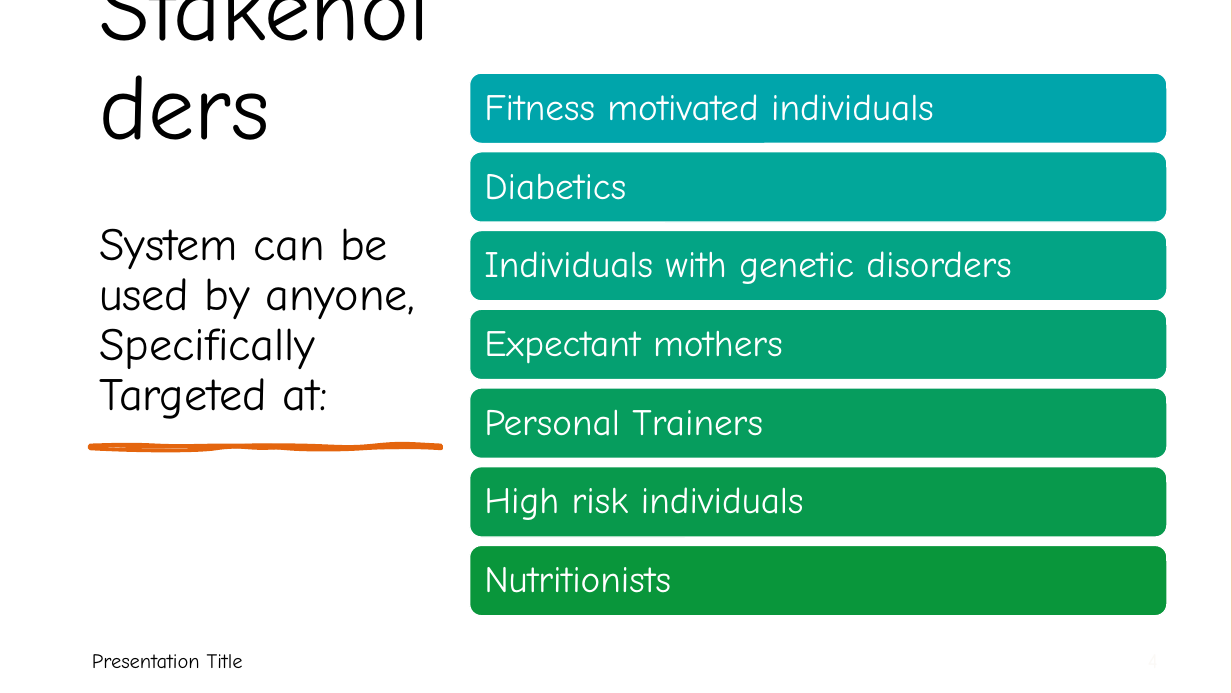
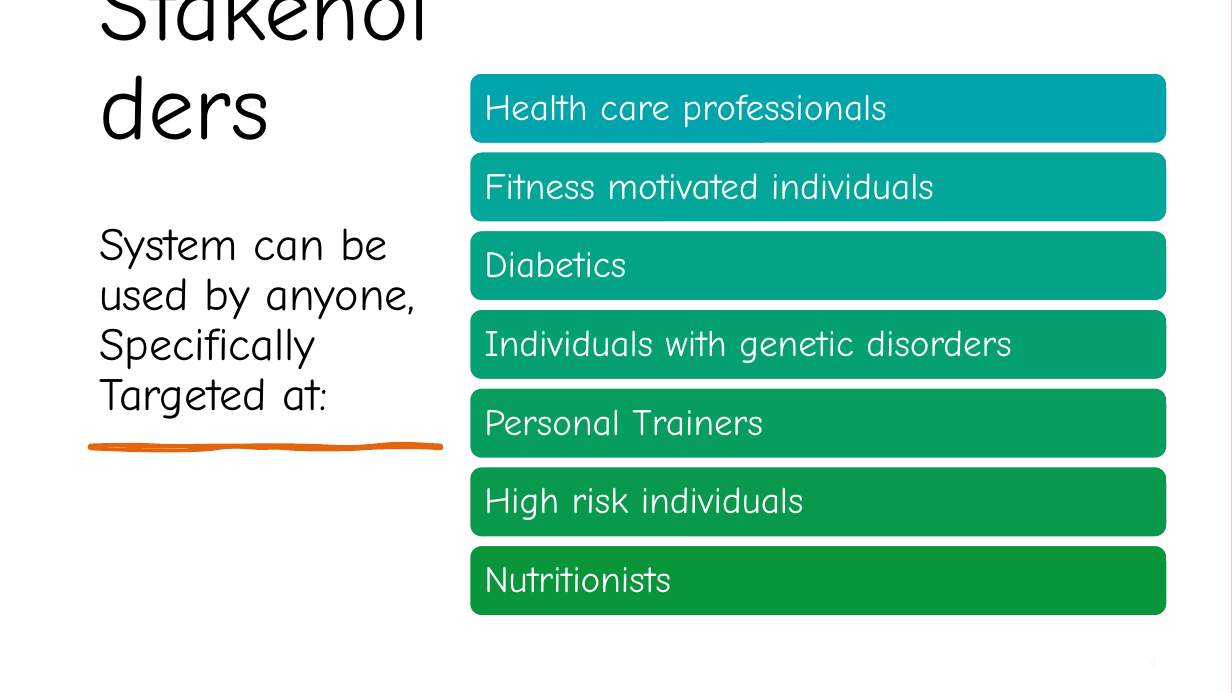
Before and after one commit to lmullettcs2043/cs2043Proj1, a slide deck: slide 4 of CS2043Proj1.pptx. Drawn at 1232x693 pixels with LibreOffice and Linux fonts; fonts in the diff are those of the drawing. Boxes give left, top, right and bottom in pixels: in the first picture for what was removed or moved away, otherwise in the second. Text is boxed around its words. In the diff, an @@ line names an element or a change of style, - is before the commit and + after.

```diff
--- a/CS2043Proj1.pptx
+++ b/CS2043Proj1.pptx
@@ text added at [484, 94, 886, 128], 29 pt, text #FFFFFF @@
+Health care professionals
@@ 3 texts: place and size @@
-3 texts at [484, 94, 1012, 284]
+3 texts at [484, 173, 1012, 363]
@@ text removed at [484, 330, 783, 364] @@
-Expectant mothers
@@ text removed at [92, 654, 243, 668] @@
-Presentation Title
```
Also in this commit, not shown: 3 other slides changed, 1 slide added.
